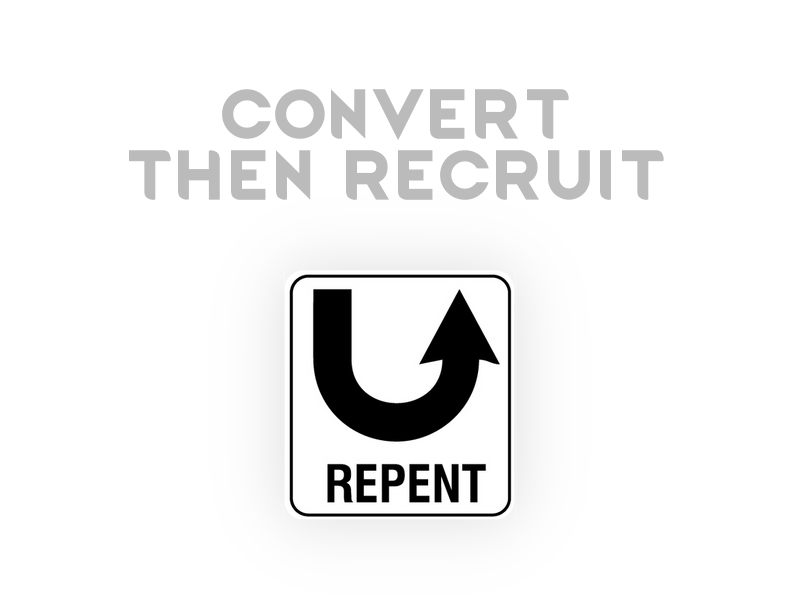
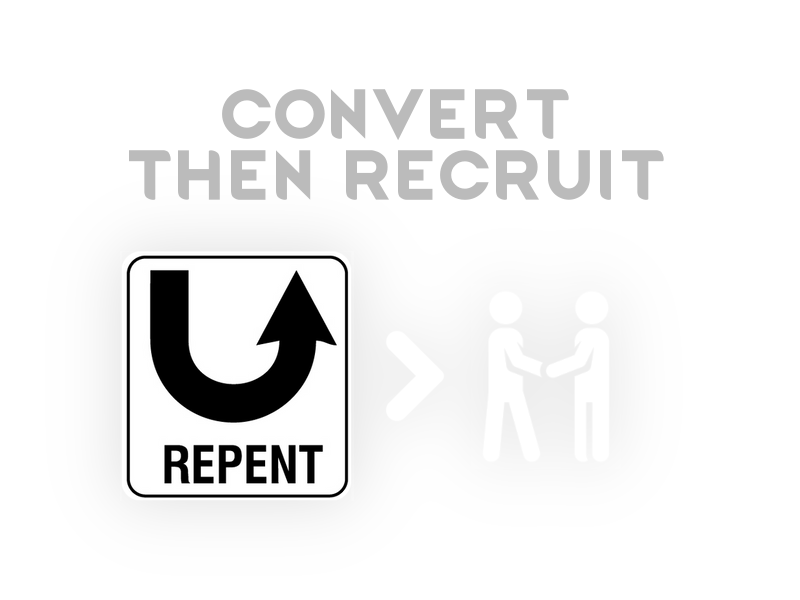
Two versions of the same layered image (w=800, h=600). Layer-by-layer changes:
renamed "REPENTANCE 1.png" to "REPENTANCE 1.png #1", painted on it over <box>74,204,656,567</box>
